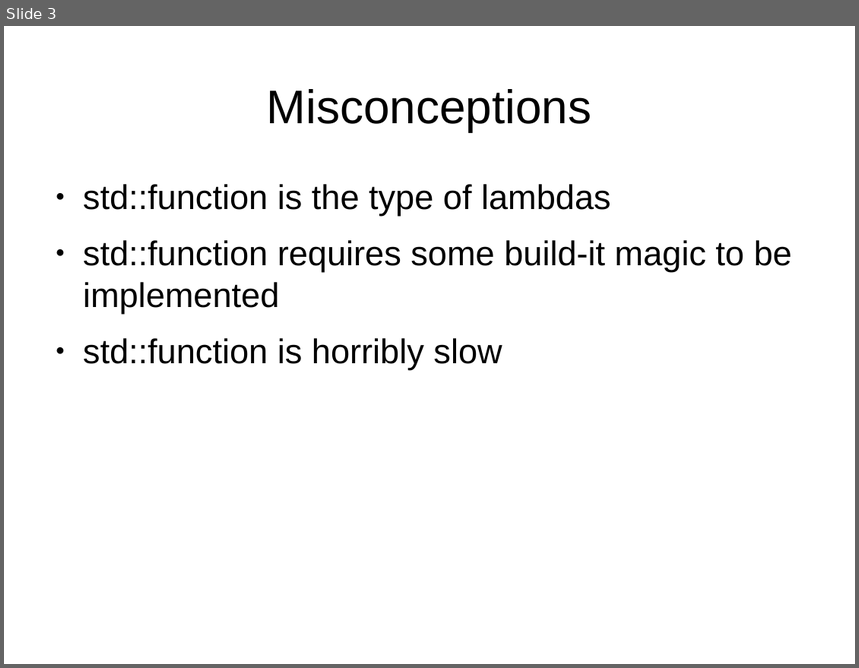
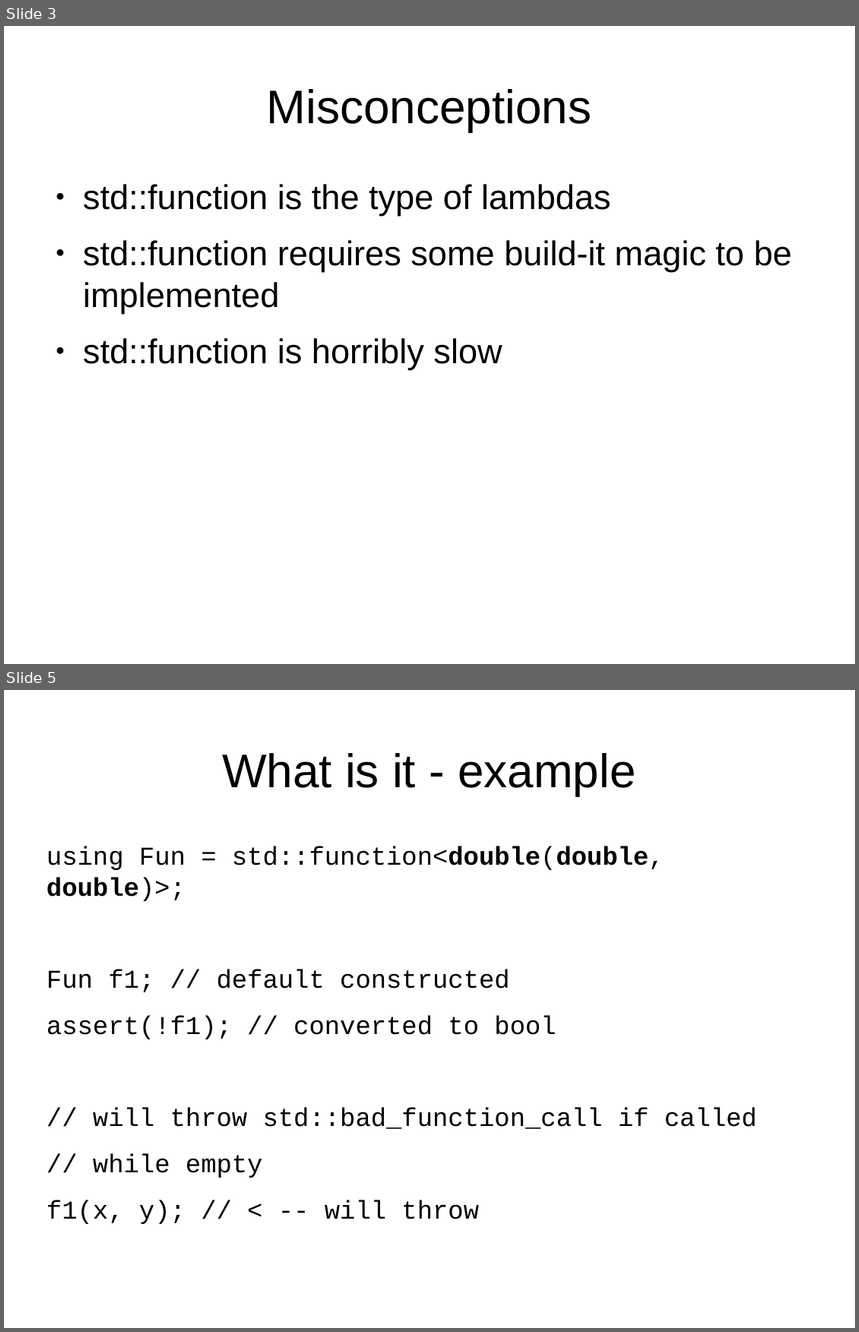
Before and after one commit to maciekgajewski/demystifying_std_function, a slide deck: demystifying-std-function.odp. Shown one above the other, each under a label of ours: slide 3 before the commit, slides 3 and 5 after it; the slides between them are not shown. The pictures are 859x668 and 859x1332 pixels, drawn with LibreOffice and Linux fonts; fonts in the diff are those of the drawing. Boxes give left, top, right and bottom in pixels: in the first picture for what was removed or moved away, otherwise in the second. Text is boxed around its words. In the diff, an @@ line names an element or a change of style, - is before the commit and + after.

```diff
--- a/demystifying-std-function.odp
+++ b/demystifying-std-function.odp
@@ slide 5 added at box(4, 690, 855, 1328), background #FFFFFF @@
@@ title added at box(222, 753, 636, 796), 44 pt, text #000000 @@
+What is it - example
@@ text added at box(47, 846, 757, 1224), 24.1 pt, text #000000 @@
+using Fun = std::function<double(double, double)>;
+Fun f1; // default constructed
+assert(!f1); // converted to bool
+// will throw std::bad_function_call if called
+// while empty
+f1(x, y); // < -- will throw
```
Also in this commit, not shown: 3 other slides added, 3 other files.
